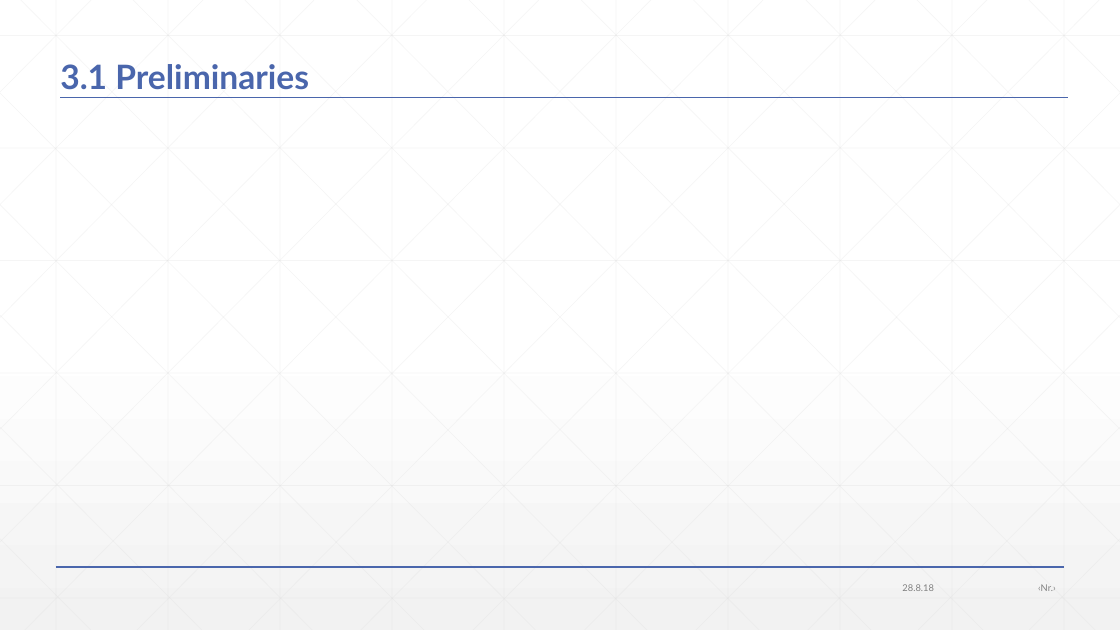
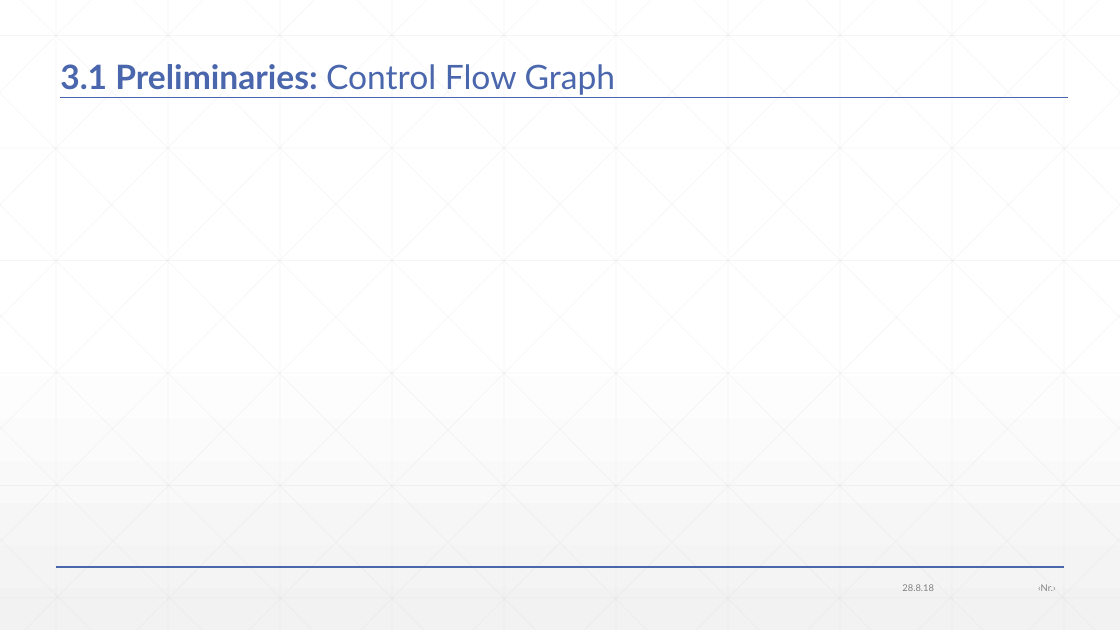
Before and after one commit to JonasWerner/BachelorThesis, a slide deck: slide 31 of Presentation/pdr_presentation.pptx (slide 29 before the commit). Drawn at 1120x630 pixels with LibreOffice and Linux fonts; fonts in the diff are those of the drawing; grey boxes stand for pictures. Boxes give left, top, right and bottom in pixels: in the first picture for what was removed or moved away, otherwise in the second. Text is boxed around its words. In the diff, an @@ line names an element or a change of style, - is before the commit and + after.

```diff
--- a/Presentation/pdr_presentation.pptx
+++ b/Presentation/pdr_presentation.pptx
@@ title at box(60, 64, 615, 95): text changed @@
-3.1 Preliminaries
+3.1 Preliminaries: Control Flow Graph
```
Also in this commit, not shown: 8 other slides changed, 9 slides added, 1 other file.
